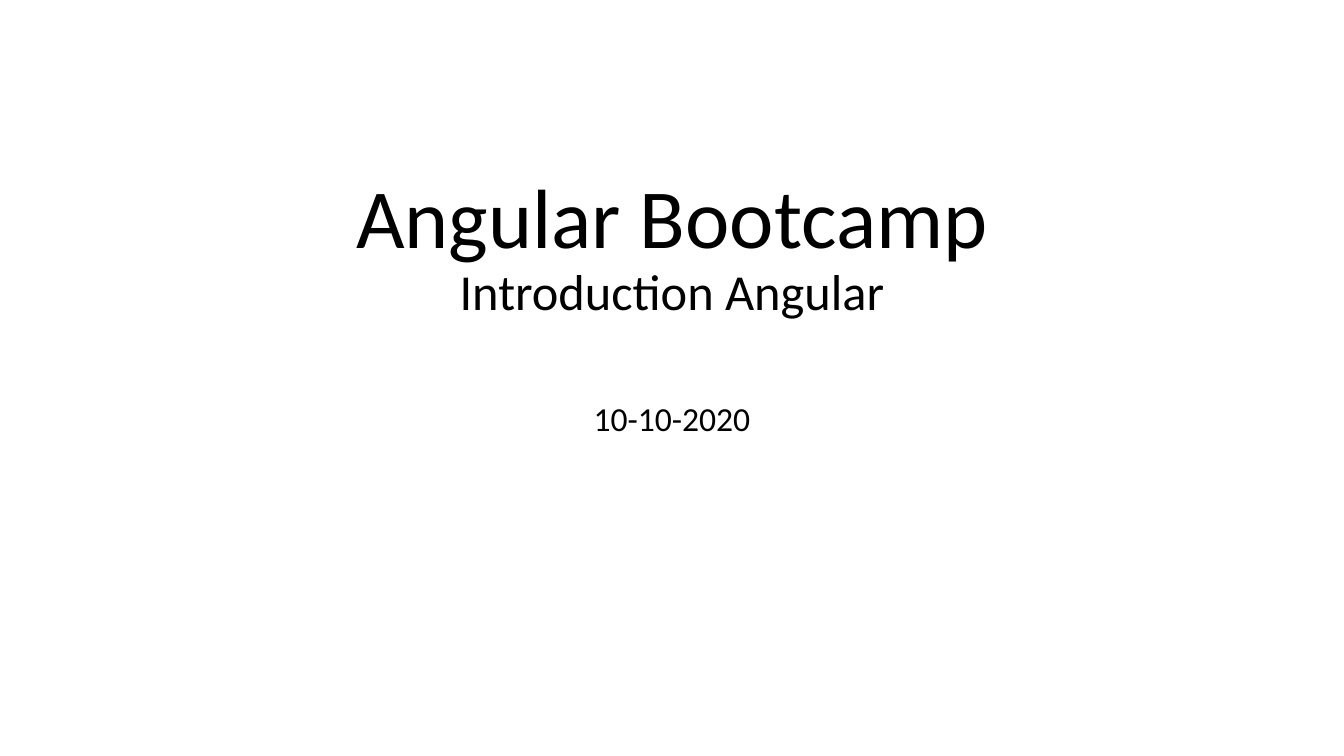
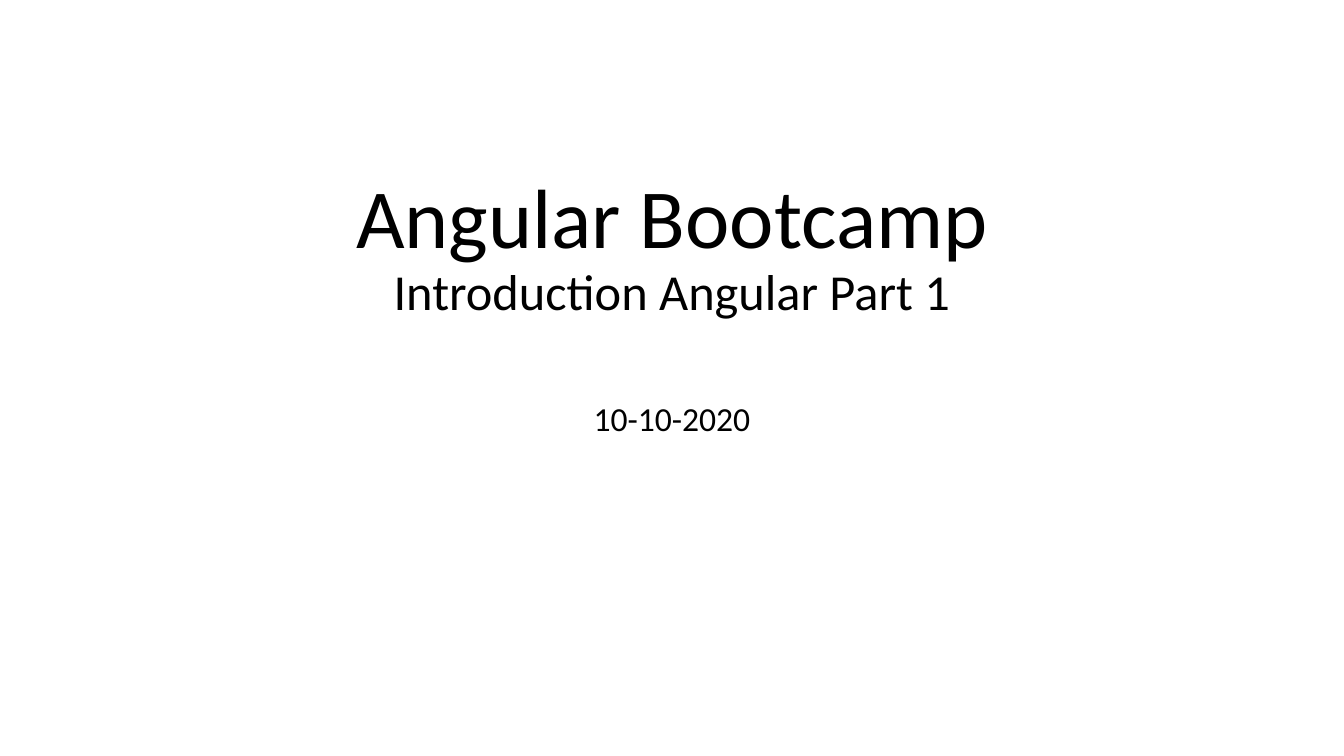
Before and after one commit to mrman888/angular-bootcamp-movie-app, a slide deck: slide 1 of _shared/01 Angular Bootcamp_intro_angular_part_1.pptx. Drawn at 1344x756 pixels with LibreOffice and Linux fonts; fonts in the diff are those of the drawing. Boxes give left, top, right and bottom in pixels: in the first picture for what was removed or moved away, otherwise in the second. Text is boxed around its words. In the diff, an @@ line names an element or a change of style, - is before the commit and + after.

```diff
--- a/_shared/01 Angular Bootcamp_intro_angular_part_1.pptx
+++ b/_shared/01 Angular Bootcamp_intro_angular_part_1.pptx
@@ title at box(356, 189, 987, 319): text changed @@
-Angular Bootcamp
-Introduction Angular
+Angular Bootcamp
+Introduction Angular Part 1
```
Also in this commit, not shown: 4 other files.
